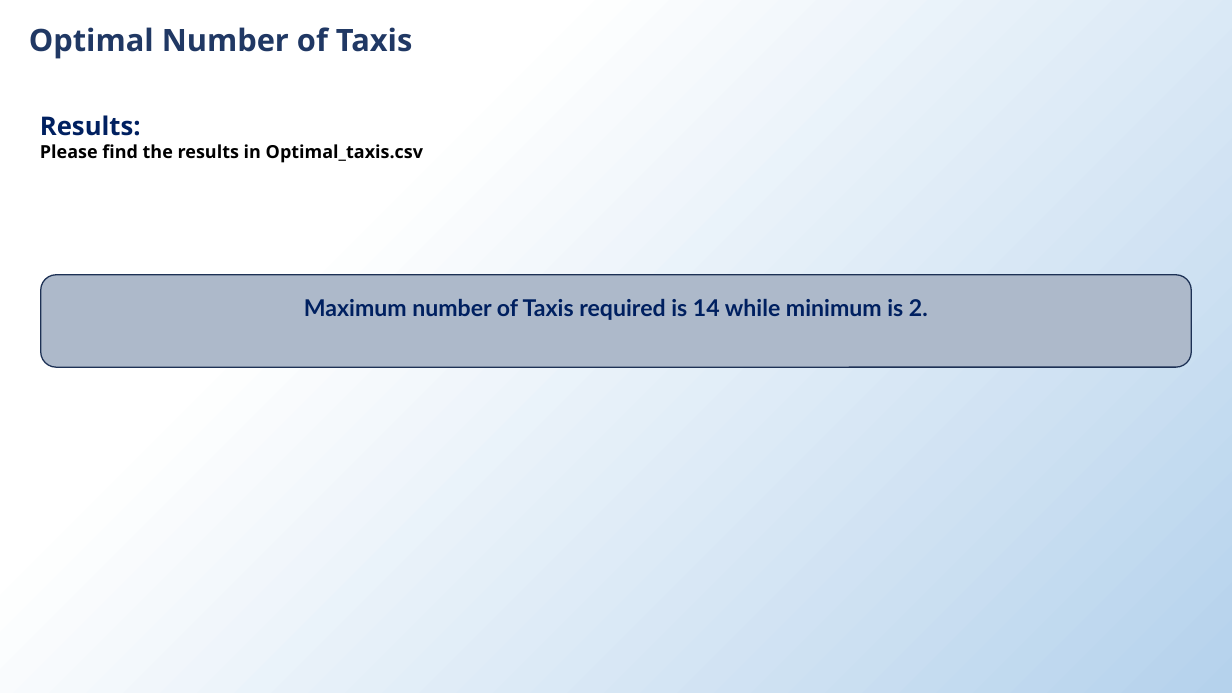
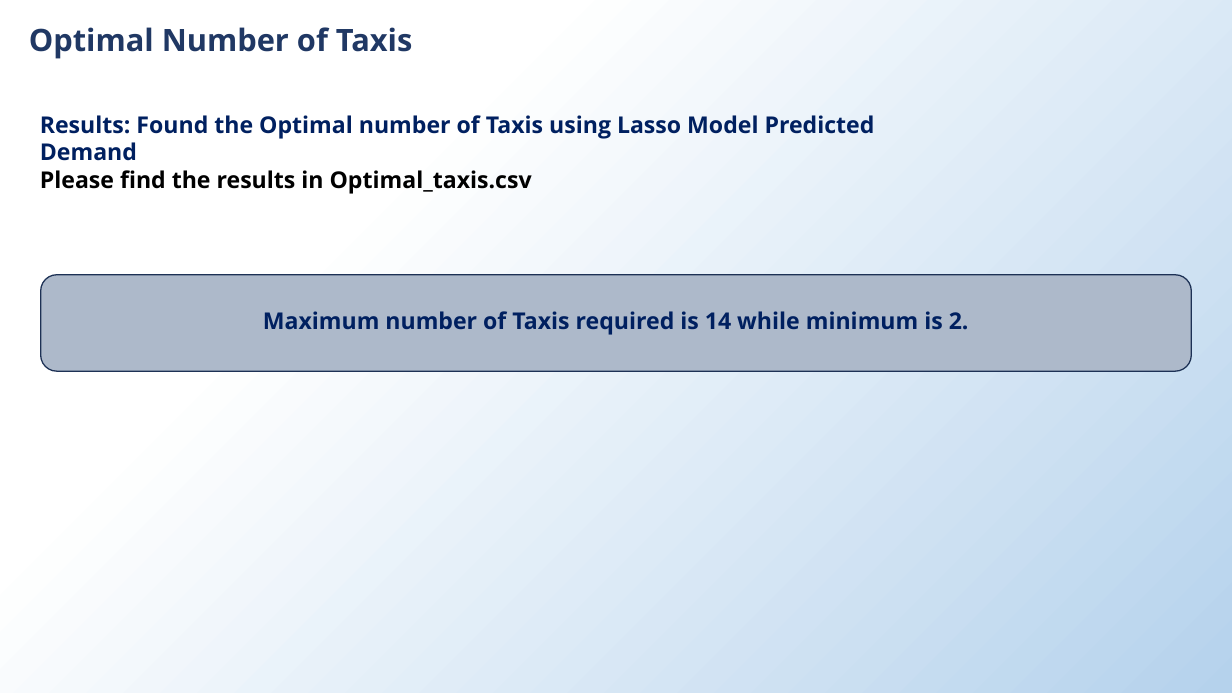
Before and after one commit to chinjug/PHA-Data-Science-Challenge_solved, a slide deck: slide 10 of PHA DS Challenge Report.pptx (slide 9 before the commit). Drawn at 1232x693 pixels with LibreOffice and Linux fonts; fonts in the diff are those of the drawing. Boxes give left, top, right and bottom in pixels: in the first picture for what was removed or moved away, otherwise in the second. Text is boxed around its words. In the diff, an @@ line names an element or a change of style, - is before the commit and + after.

```diff
--- a/PHA DS Challenge Report.pptx
+++ b/PHA DS Challenge Report.pptx
@@ text at bbox=[40, 115, 875, 161]: text changed; size 20 to 18 pt @@
-Results:
+Results: Found the Optimal number of Taxis using Lasso Model Predicted Demand
@@ text at bbox=[40, 170, 532, 194]: size 14 to 18 pt in "Please find the results in Optimal_taxis.csv" @@
@@ rounded rectangle "Maximum number of Taxis required ...": place and size @@
-rounded rectangle "Maximum number of Taxis required ..." at bbox=[41, 274, 1191, 367]
+rounded rectangle "Maximum number of Taxis required ..." at bbox=[41, 274, 1191, 371]
@@ rounded rectangle "Maximum number of Taxis required ..." at bbox=[41, 274, 1191, 371]: font Lato to Open Sans; vertical alignment middle to bottom @@
```
Also in this commit, not shown: 6 other slides changed, 1 slide added.
